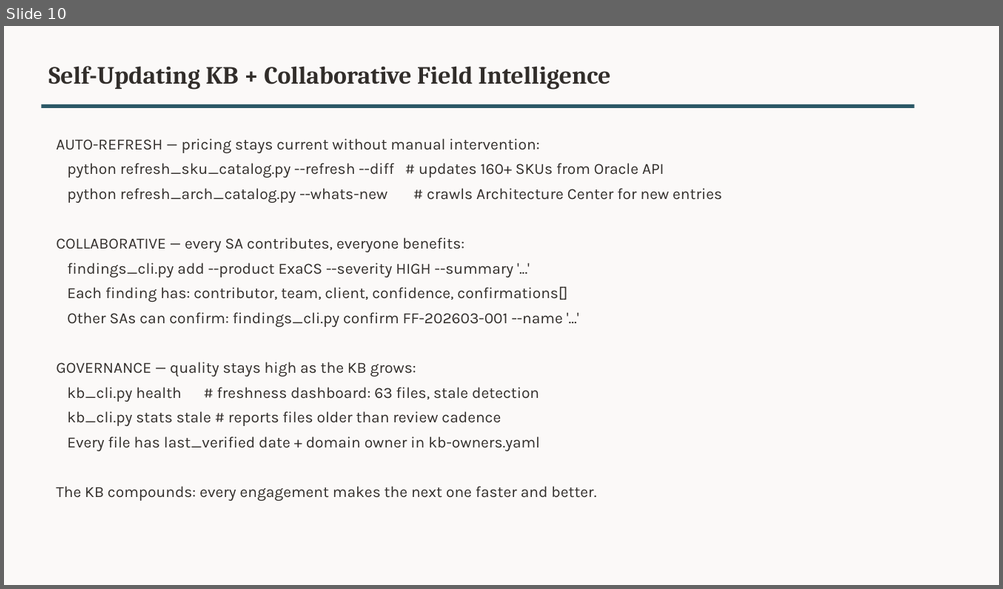
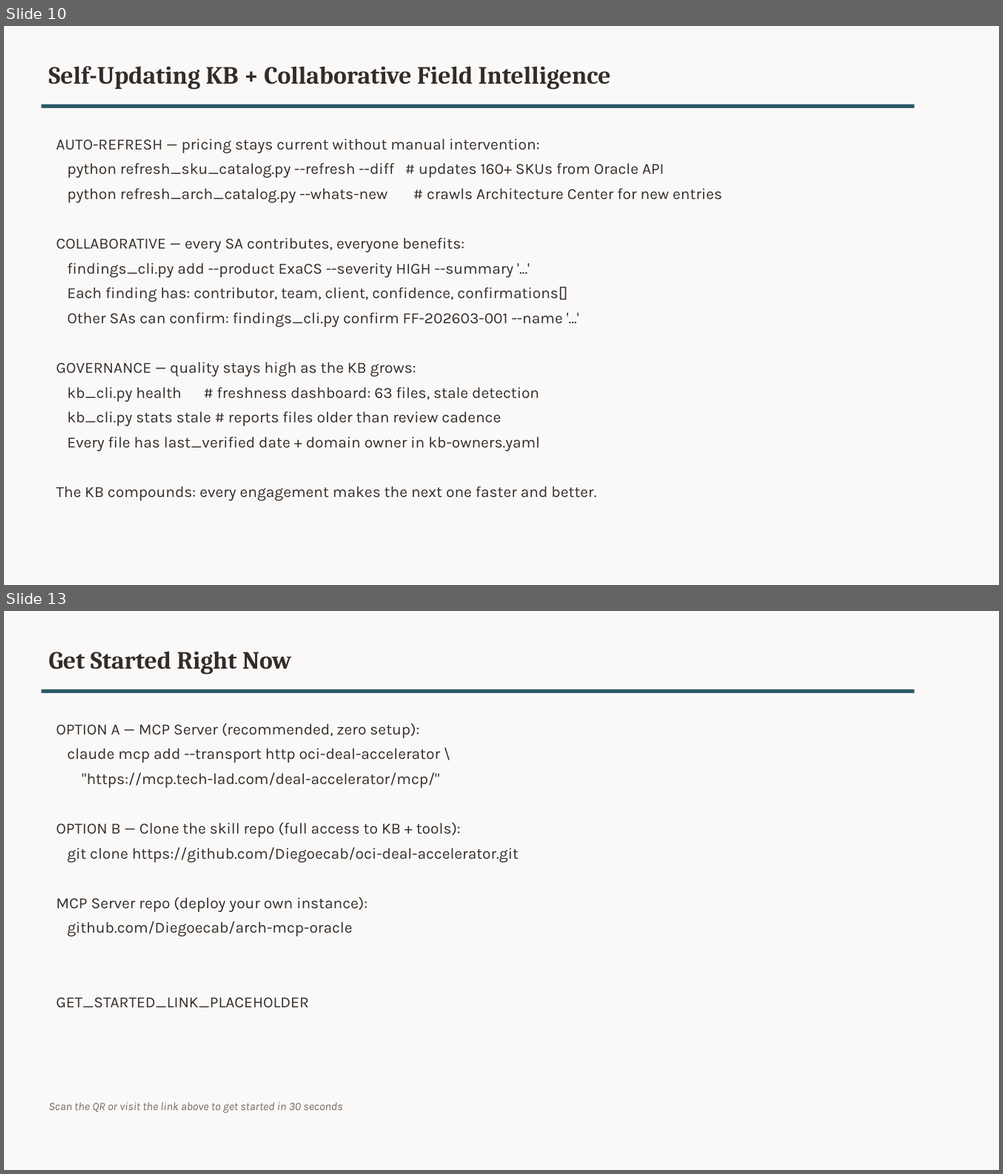
Before and after one commit to Diegoecab/oci-deal-accelerator, a slide deck: examples/output-demo-pharma-mx/demo-presentation.pptx. Shown one above the other, each under a label of ours: slide 10 before the commit, slides 10 and 13 after it; the slides between them are not shown. The pictures are 1003x589 and 1003x1174 pixels, drawn with LibreOffice and Linux fonts; fonts in the diff are those of the drawing; background and template pictures are left out. Boxes give left, top, right and bottom in pixels: in the first picture for what was removed or moved away, otherwise in the second. Text is boxed around its words. In the diff, an @@ line names an element or a change of style, - is before the commit and + after.

```diff
--- a/examples/output-demo-pharma-mx/demo-presentation.pptx
+++ b/examples/output-demo-pharma-mx/demo-presentation.pptx
@@ slide 13 added at box(4, 611, 999, 1170), background #FBF9F8 @@
@@ text added at box(48, 651, 291, 675), 24 pt, text #312D2A, bold @@
+Get Started Right Now
@@ rectangle added at box(41, 689, 914, 693), fill #2C5967 @@
@@ text added at box(56, 723, 518, 1008), 15 pt, text #312D2A @@
+OPTION A — MCP Server (recommended, zero setup):
+claude mcp add --transport http oci-deal-accelerator \
+"https://mcp.tech-lad.com/deal-accelerator/mcp/"
+OPTION B — Clone the skill repo (full access to KB + tools):
+git clone https://github.com/Diegoecab/oci-deal-accelerator.git
+MCP Server repo (deploy your own instance):
+github.com/Diegoecab/arch-mcp-oracle
+GET_STARTED_LINK_PLACEHOLDER
@@ text added at box(48, 1102, 342, 1113), 11 pt, text #6F6964, italic @@
+Scan the QR or visit the link above to get started in 30 seconds
```
Also in this commit, not shown: 2 slides changed, 1 other slide added, 1 other file.
